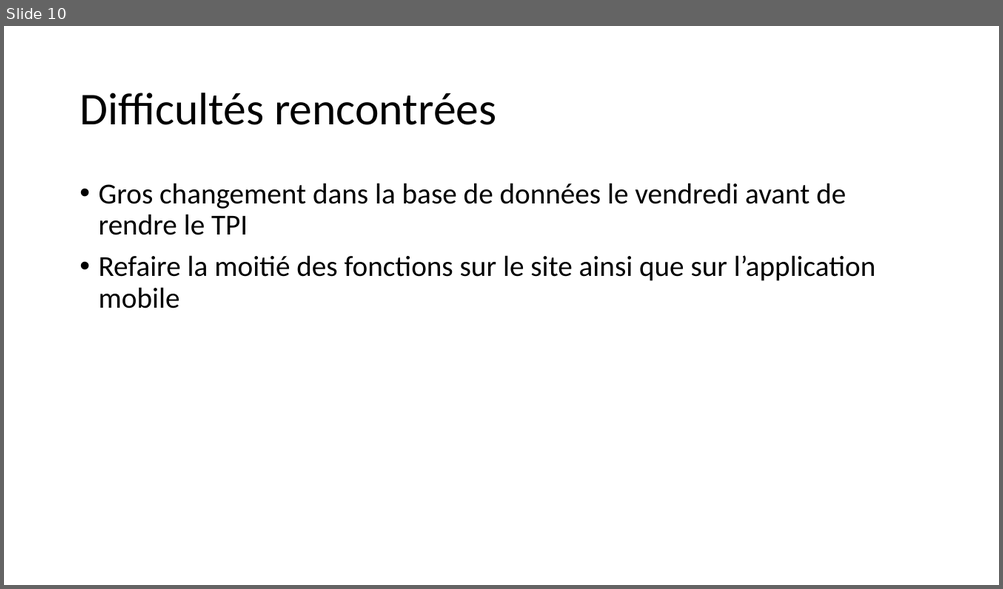
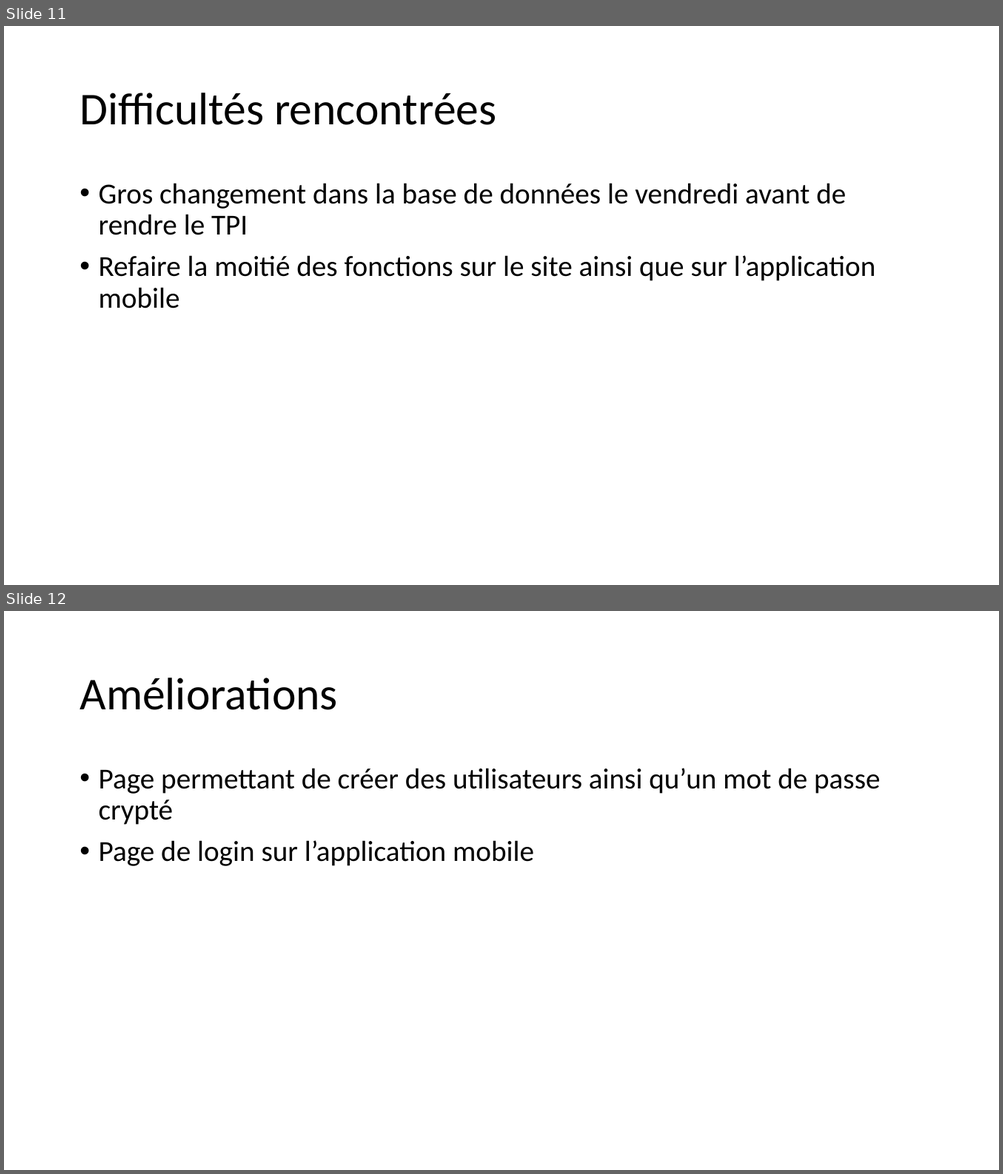
Before and after one commit to JeremyGfeller/TPI, a slide deck: Documentation/présentation.pptx. Shown one above the other, each under a label of ours: slide 10 before the commit, slides 11 and 12 after it. The pictures are 1003x589 and 1003x1174 pixels, drawn with LibreOffice and Linux fonts; fonts in the diff are those of the drawing. Boxes give left, top, right and bottom in pixels: in the first picture for what was removed or moved away, otherwise in the second. Text is boxed around its words. In the diff, an @@ line names an element or a change of style, - is before the commit and + after.

```diff
--- a/Documentation/présentation.pptx
+++ b/Documentation/présentation.pptx
@@ slide 12 added at (4, 611, 999, 1170), background #FFFFFF @@
@@ title added at (79, 678, 337, 710), 44 pt, text #000000 @@
+Améliorations
@@ text added at (99, 768, 879, 866), 28 pt, text #000000 @@
+• Page permettant de créer des utilisateurs ainsi qu’un mot de passe crypté
+• Page de login sur l’application mobile
@@ what was slide 10 is now slide 11 @@
```
Also in this commit, not shown: 3 slides changed, 2 other slides added.
